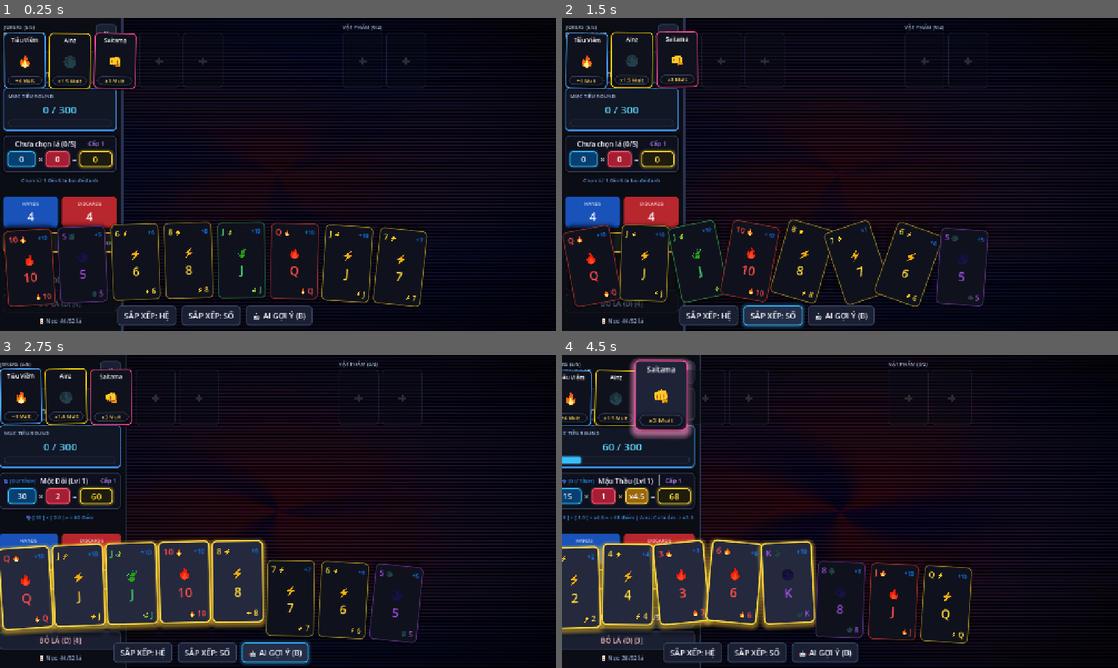
Above: before the commit, frames 1-4 (two rows, left to right).
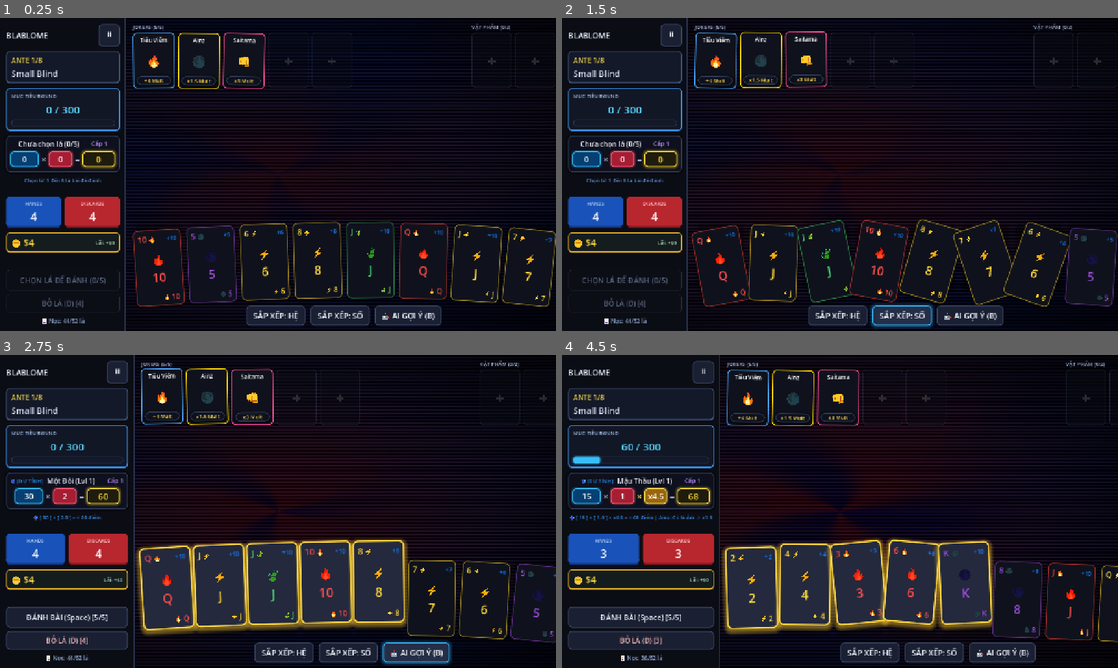
Above: after the commit, the same moments.

Repository: manhnt04/Blablome
Game: Godot game, scene res://scenes/screens/gameplay_board.tscn
The game is run twice, just before and just after one commit, with the same random seed, the same clock (stepped at 60 frames per second) and the same inputs. This scene is started directly instead of the project's main scene.
Inputs (mouse positions are in pixels of both pictures, inside the frame that each line leads up to):
- Up to frame 1 (0.25 s): no input
- Up to frame 2 (1.5 s): click "SẮP XẾP: HỆ" at 0.5 s; click "SẮP XẾP: SỐ" at 1.25 s
- Up to frame 3 (2.75 s): click "🤖 AI GỢI Ý (B)" at 2 s
- Up to frame 4 (4.5 s): tap Enter (ui_accept) at 2.75 s; drag from (584, 395) to (895, 442) at 2.77 s; drag from (617, 395) to (812, 574) at 3.52 s; move the mouse to (662, 395) at 4.27 s; hold D from 4.28 s (still down); tap Space at 4.35 s; click (662, 395) at 4.42 s

The runs differ from the first frame. In frame 1, 12% of the frame differs, in the area x 0-100%, y 0-100%; in frame 2, 13%; in frame 3, 26%; in frame 4, 30%.

Commit message:
fix(ui): isolate board trauma shake with BoardShakeContainer to prevent sidebar overlap
- Wrap CenterArea contents in dedicated BoardShakeContainer so trauma shake operates in local (0,0) space without mutating CenterArea's HBoxContainer layout position
- Fix CenterArea shifting left by 290px over LeftSidebar on zero trauma
- Update PlayButton static text to 'CHỌN LÁ ĐỂ ĐÁNH (0/5)'

Diff:
--- a/scenes/screens/gameplay_board.tscn
+++ b/scenes/screens/gameplay_board.tscn
@@ -351,7 +351,7 @@
 custom_minimum_size = Vector2(0, 48)
 layout_mode = 2
 theme_override_font_sizes/font_size = 17
-text = "CHỌN ĐỦ 5 LÁ (0/5)"
+text = "CHỌN LÁ ĐỂ ĐÁNH (0/5)"
 
 [node name="DiscardButton" type="Button" parent="MainLayout/LeftSidebar/SidebarVBox/ButtonsGroup"]
 unique_name_in_owner = true
@@ -369,65 +369,74 @@
 text = "🃏 Nọc: 52/52 lá"
 horizontal_alignment = 1
 
-[node name="CenterArea" type="VBoxContainer" parent="MainLayout"]
-layout_mode = 2
-size_flags_horizontal = 3
-theme_override_constants/separation = 8
-
-[node name="TopRacks" type="MarginContainer" parent="MainLayout/CenterArea"]
+[node name="CenterArea" type="Control" parent="MainLayout"]
+layout_mode = 2
+size_flags_horizontal = 3
+
+[node name="BoardShakeContainer" type="VBoxContainer" parent="MainLayout/CenterArea"]
+unique_name_in_owner = true
+layout_mode = 1
+anchors_preset = 15
+anchor_right = 1.0
+anchor_bottom = 1.0
+grow_horizontal = 2
+grow_vertical = 2
+theme_override_constants/separation = 8
+
+[node name="TopRacks" type="MarginContainer" parent="MainLayout/CenterArea/BoardShakeContainer"]
 layout_mode = 2
 theme_override_constants/margin_left = 16
 theme_override_constants/margin_top = 12
 theme_override_constants/margin_right = 16
 
-[node name="RacksHBox" type="HBoxContainer" parent="MainLayout/CenterArea/TopRacks"]
+[node name="RacksHBox" type="HBoxContainer" parent="MainLayout/CenterArea/BoardShakeContainer/TopRacks"]
 layout_mode = 2
 theme_override_constants/separation = 24
 
-[node name="JokerSection" type="VBoxContainer" parent="MainLayout/CenterArea/TopRacks/RacksHBox"]
+[node name="JokerSection" type="VBoxContainer" parent="MainLayout/CenterArea/BoardShakeContainer/TopRacks/RacksHBox"]
 layout_mode = 2
 size_flags_horizontal = 3
 theme_override_constants/separation = 4
 
-[node name="JokerTitle" type="Label" parent="MainLayout/CenterArea/TopRacks/RacksHBox/JokerSection"]
+[node name="JokerTitle" type="Label" parent="MainLayout/CenterArea/BoardShakeContainer/TopRacks/RacksHBox/JokerSection"]
 layout_mode = 2
 theme_override_colors/font_color = Color(0.65, 0.72, 0.85, 1)
 theme_override_font_sizes/font_size = 12
 text = "JOKERS (5/5)"
 
-[node name="JokerContainer" type="HBoxContainer" parent="MainLayout/CenterArea/TopRacks/RacksHBox/JokerSection"]
+[node name="JokerContainer" type="HBoxContainer" parent="MainLayout/CenterArea/BoardShakeContainer/TopRacks/RacksHBox/JokerSection"]
 unique_name_in_owner = true
 custom_minimum_size = Vector2(0, 128)
 layout_mode = 2
 theme_override_constants/separation = 8
 
-[node name="ConsumableSection" type="VBoxContainer" parent="MainLayout/CenterArea/TopRacks/RacksHBox"]
+[node name="ConsumableSection" type="VBoxContainer" parent="MainLayout/CenterArea/BoardShakeContainer/TopRacks/RacksHBox"]
 layout_mode = 2
 theme_override_constants/separation = 4
 
-[node name="ConsumableTitle" type="Label" parent="MainLayout/CenterArea/TopRacks/RacksHBox/ConsumableSection"]
+[node name="ConsumableTitle" type="Label" parent="MainLayout/CenterArea/BoardShakeContainer/TopRacks/RacksHBox/ConsumableSection"]
 layout_mode = 2
 theme_override_colors/font_color = Color(0.65, 0.72, 0.85, 1)
 theme_override_font_sizes/font_size = 12
 text = "VẬT PHẨM (0/2)"
 
-[node name="ConsumableContainer" type="HBoxContainer" parent="MainLayout/CenterArea/TopRacks/RacksHBox/ConsumableSection"]
+[node name="ConsumableContainer" type="HBoxContainer" parent="MainLayout/CenterArea/BoardShakeContainer/TopRacks/RacksHBox/ConsumableSection"]
 unique_name_in_owner = true
 custom_minimum_size = Vector2(0, 128)
 layout_mode = 2
 theme_override_constants/separation = 8
 
-[node name="StageMiddle" type="VBoxContainer" parent="MainLayout/CenterArea"]
+[node name="StageMiddle" type="VBoxContainer" parent="MainLayout/CenterArea/BoardShakeContainer"]
 layout_mode = 2
 size_flags_vertical = 3
 alignment = 1
 theme_override_constants/separation = 8
 
-[node name="PlayedArea" type="Control" parent="MainLayout/CenterArea/StageMiddle"]
+[node name="PlayedArea" type="Control" parent="MainLayout/CenterArea/BoardShakeContainer/StageMiddle"]
 custom_minimum_size = Vector2(0, 160)
 layout_mode = 2
 
-[node name="PlayedContainer" type="HBoxContainer" parent="MainLayout/CenterArea/StageMiddle/PlayedArea"]
+[node name="PlayedContainer" type="HBoxContainer" parent="MainLayout/CenterArea/BoardShakeContainer/StageMiddle/PlayedArea"]
 unique_name_in_owner = true
 layout_mode = 1
 anchors_preset = 8
@@ -440,48 +449,48 @@
 theme_override_constants/separation = 8
 alignment = 1
 
-[node name="HandStage" type="MarginContainer" parent="MainLayout/CenterArea"]
+[node name="HandStage" type="MarginContainer" parent="MainLayout/CenterArea/BoardShakeContainer"]
 layout_mode = 2
 theme_override_constants/margin_left = 20
 theme_override_constants/margin_top = 4
 theme_override_constants/margin_right = 20
 theme_override_constants/margin_bottom = 8
 
-[node name="HandContainer" type="HBoxContainer" parent="MainLayout/CenterArea/HandStage"]
+[node name="HandContainer" type="HBoxContainer" parent="MainLayout/CenterArea/BoardShakeContainer/HandStage"]
 unique_name_in_owner = true
 custom_minimum_size = Vector2(0, 175)
 layout_mode = 2
 theme_override_constants/separation = 12
 alignment = 1
 
-[node name="BottomActionBar" type="MarginContainer" parent="MainLayout/CenterArea"]
+[node name="BottomActionBar" type="MarginContainer" parent="MainLayout/CenterArea/BoardShakeContainer"]
 layout_mode = 2
 theme_override_constants/margin_left = 20
 theme_override_constants/margin_right = 20
 theme_override_constants/margin_bottom = 12
 
-[node name="ActionHBox" type="HBoxContainer" parent="MainLayout/CenterArea/BottomActionBar"]
+[node name="ActionHBox" type="HBoxContainer" parent="MainLayout/CenterArea/BoardShakeContainer/BottomActionBar"]
 layout_mode = 2
 theme_override_constants/separation = 16
 alignment = 1
 
-[node name="SortGroup" type="HBoxContainer" parent="MainLayout/CenterArea/BottomActionBar/ActionHBox"]
+[node name="SortGroup" type="HBoxContainer" parent="MainLayout/CenterArea/BoardShakeContainer/BottomActionBar/ActionHBox"]
 layout_mode = 2
 theme_override_constants/separation = 12
 
-[node name="SortSuitButton" type="Button" parent="MainLayout/CenterArea/BottomActionBar/ActionHBox/SortGroup"]
+[node name="SortSuitButton" type="Button" parent="MainLayout/CenterArea/BoardShakeContainer/BottomActionBar/ActionHBox/SortGroup"]
 unique_name_in_owner = true
 custom_minimum_size = Vector2(130, 42)
 layout_mode = 2
 text = "SẮP XẾP: HỆ"
 
-[node name="SortRankButton" type="Button" parent="MainLayout/CenterArea/BottomActionBar/ActionHBox/SortGroup"]
+[node name="SortRankButton" type="Button" parent="MainLayout/CenterArea/BoardShakeContainer/BottomActionBar/ActionHBox/SortGroup"]
 unique_name_in_owner = true
 custom_minimum_size = Vector2(130, 42)
 layout_mode = 2
 text = "SẮP XẾP: SỐ"
 
-[node name="BotAssistButton" type="Button" parent="MainLayout/CenterArea/BottomActionBar/ActionHBox/SortGroup"]
+[node name="BotAssistButton" type="Button" parent="MainLayout/CenterArea/BoardShakeContainer/BottomActionBar/ActionHBox/SortGroup"]
 unique_name_in_owner = true
 custom_minimum_size = Vector2(140, 42)
 layout_mode = 2
--- a/scripts/ui/gameplay_board.gd
+++ b/scripts/ui/gameplay_board.gd
@@ -217,15 +217,15 @@
 
 
 func _process(delta: float) -> void:
-	# Balatro Trauma Shake on Center Area only (Left Menu is fixed and immovable)
-	var center_area = get_node_or_null("MainLayout/CenterArea")
+	# Balatro Trauma Shake on board contents only (Left Menu is 100% fixed and immovable)
+	var shake_container = get_node_or_null("%BoardShakeContainer")
 	if shake_trauma > 0.0:
 		shake_trauma = max(0.0, shake_trauma - delta * 2.8)
 		var shake_power: float = shake_trauma * shake_trauma * 16.0
-		if center_area != null:
-			center_area.position = Vector2(randf_range(-shake_power, shake_power), randf_range(-shake_power, shake_power))
-	elif center_area != null and center_area.position != Vector2.ZERO:
-		center_area.position = Vector2.ZERO
+		if shake_container != null:
+			shake_container.position = Vector2(randf_range(-shake_power, shake_power), randf_range(-shake_power, shake_power))
+	elif shake_container != null and shake_container.position != Vector2.ZERO:
+		shake_container.position = Vector2.ZERO
 
 func trigger_screen_shake(amount: float = 0.5) -> void:
 	shake_trauma = clampf(shake_trauma + amount, 0.0, 1.0)
